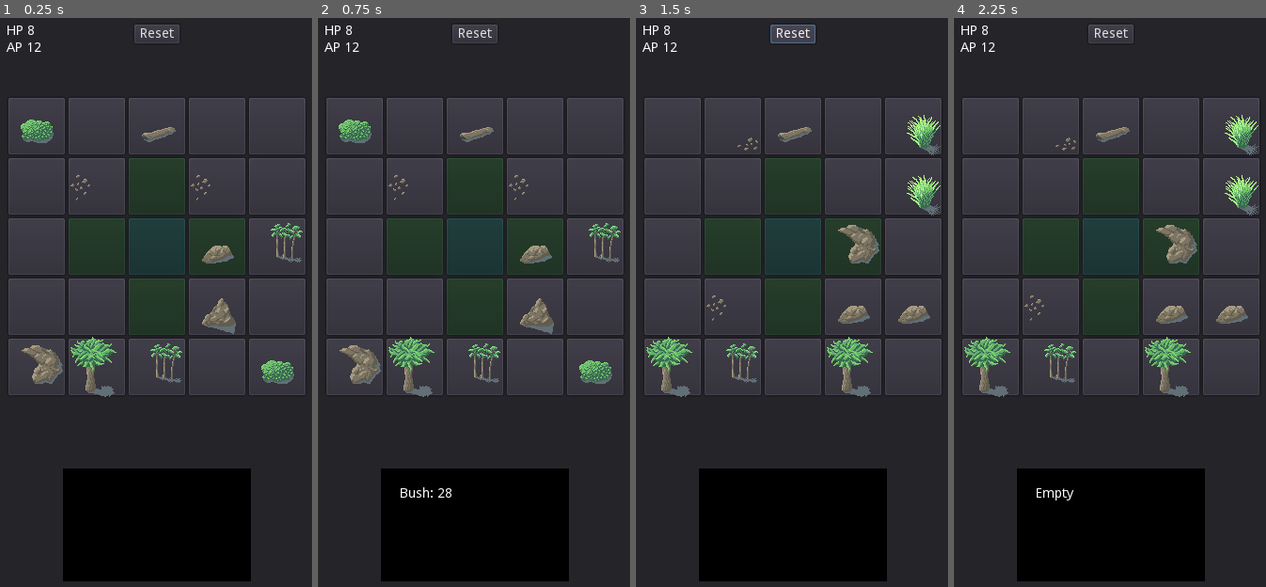
Above: before the commit, frames 1-4 (left to right).
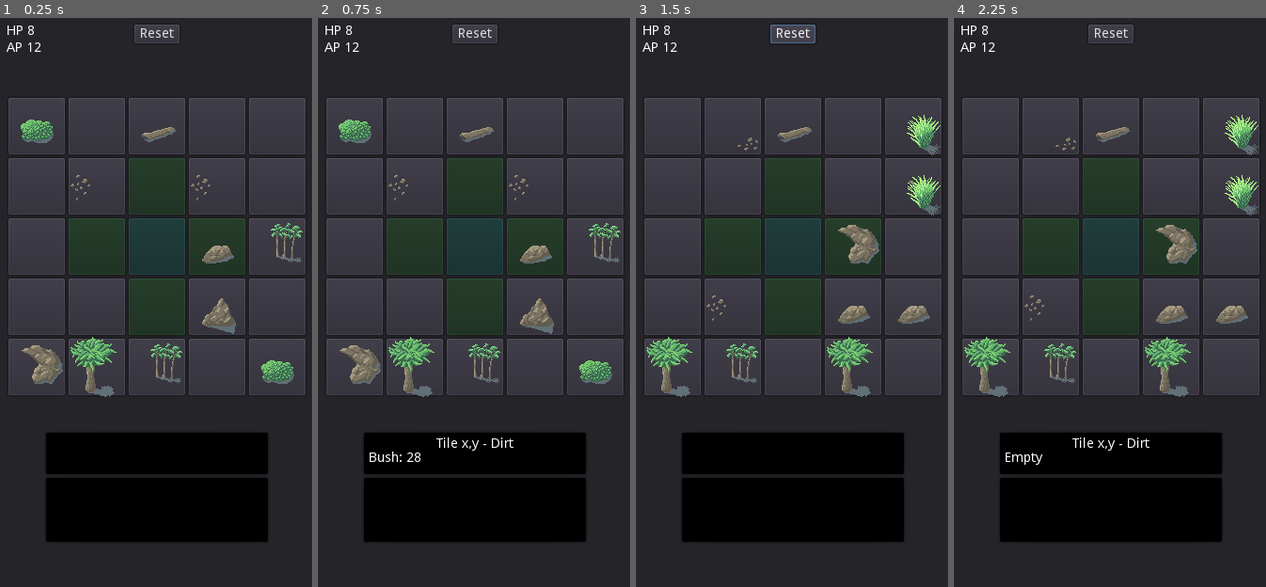
Above: after the commit, the same moments.

Repository: jerrymander/crafting-rpg-tactics
Game: Godot game, scene res://Base.tscn
Same seed, same stepped clock (60 frames per second), same inputs: the game is played once before the commit and once after it.
Inputs (mouse positions are in pixels of both pictures, inside the frame that each line leads up to):
- Up to frame 1 (0.25 s): no input
- Up to frame 2 (0.75 s): click (355, 126) at 0.52 s
- Up to frame 3 (1.5 s): click "Reset" at 1.25 s
- Up to frame 4 (2.25 s): click (991, 126) at 2.02 s

The runs differ from the first frame. In frame 1, 10% of the frame differs, in the area x 14-86%, y 72-100%; in frame 2, 10%; in frame 3, 10%; in frame 4, 10%.

Commit message:
setup for TileInfo / ActionMenu

Diff:
--- a/implement/Base.gd
+++ b/implement/Base.gd
@@ -2,6 +2,8 @@
 
 var slots
 var player
+
+onready var tileInfoText = $Info/TileInfo/Text
 
 func _ready():
 	randomize()
@@ -11,7 +13,7 @@
 func _reset():
 	slots = []
 
-	$Info/Text.bbcode_text = ""
+	tileInfoText.bbcode_text = ""
 
 	var grid = $Grid
 	var previous = grid.get_children()
@@ -67,10 +69,10 @@
 		empty_slot.get_parent().update_sprite()
 
 func _select_slot(slot_ui):
-	var bbcode = ""
+	var bbcode = "[center]Tile x,y - Dirt[/center]\n"
 	for line in slot_ui.get_node("Slot").description():
 		bbcode = bbcode + line + "\n"
-	$Info/Text.bbcode_text = bbcode
+	tileInfoText.bbcode_text = bbcode
 
 func _get_empty_slot():
 	var empty_slots = []
--- a/implement/Base.tscn
+++ b/implement/Base.tscn
@@ -19,6 +19,7 @@
 
 [node name="Stats" type="VBoxContainer" parent="." index="0"]
 
+editor/display_folded = true
 anchor_left = 0.0
 anchor_top = 0.0
 anchor_right = 0.0
@@ -64,34 +65,48 @@
 size_flags_vertical = 1
 _sections_unfolded = [ "Anchor", "Margin" ]
 
-[node name="Info" type="Panel" parent="." index="2"]
+[node name="Info" type="Container" parent="." index="2"]
+
+anchor_left = 0.0
+anchor_top = 0.8
+anchor_right = 1.0
+anchor_bottom = 0.8
+margin_top = -60.0
+margin_bottom = 60.0
+rect_pivot_offset = Vector2( 0, 0 )
+rect_clip_content = false
+mouse_filter = 1
+mouse_default_cursor_shape = 0
+size_flags_horizontal = 1
+size_flags_vertical = 1
+_sections_unfolded = [ "Anchor", "Margin", "Visibility" ]
+
+[node name="TileInfo" type="PanelContainer" parent="Info" index="0"]
 
 self_modulate = Color( 0, 0, 0, 1 )
-anchor_left = 0.5
-anchor_top = 0.8
-anchor_right = 0.5
-anchor_bottom = 0.8
-margin_left = -100.0
-margin_top = -20.0
-margin_right = 100.0
-margin_bottom = 100.0
+anchor_left = 0.0
+anchor_top = 0.0
+anchor_right = 0.0
+anchor_bottom = 0.4
+margin_left = 60.0
+margin_right = 300.0
 rect_pivot_offset = Vector2( 0, 0 )
 rect_clip_content = false
 mouse_filter = 0
 mouse_default_cursor_shape = 0
 size_flags_horizontal = 1
 size_flags_vertical = 1
-_sections_unfolded = [ "Anchor", "Margin", "Material", "Mouse", "Size Flags", "Theme", "Visibility" ]
+_sections_unfolded = [ "Anchor", "Margin", "Material", "Mouse", "Rect", "Size Flags", "Theme", "Visibility" ]
 
-[node name="Text" type="RichTextLabel" parent="Info" index="0"]
+[node name="Text" type="RichTextLabel" parent="Info/TileInfo" index="0"]
 
-anchor_left = 0.5
-anchor_top = 0.5
-anchor_right = 0.5
-anchor_bottom = 0.5
-margin_left = -80.0
-margin_top = -40.0
-margin_right = 80.0
+anchor_left = 0.0
+anchor_top = 0.0
+anchor_right = 0.0
+anchor_bottom = 0.0
+margin_left = 7.0
+margin_top = 7.0
+margin_right = 233.0
 margin_bottom = 40.0
 rect_pivot_offset = Vector2( 0, 0 )
 rect_clip_content = true
@@ -99,18 +114,35 @@
 mouse_default_cursor_shape = 0
 size_flags_horizontal = 1
 size_flags_vertical = 1
-bbcode_enabled = false
-bbcode_text = ""
+bbcode_enabled = true
+bbcode_text = "TileInfo"
 visible_characters = -1
 percent_visible = 1.0
 meta_underlined = true
 tab_size = 4
-text = ""
-scroll_active = true
+text = "TileInfo"
+scroll_active = false
 scroll_following = false
 selection_enabled = false
 override_selected_font_color = false
 _sections_unfolded = [ "Anchor", "BBCode", "Margin" ]
+
+[node name="ActionMenu" type="PanelContainer" parent="Info" index="1"]
+
+self_modulate = Color( 0, 0, 0, 1 )
+anchor_left = 0.0
+anchor_top = 0.4
+anchor_right = 0.0
+anchor_bottom = 1.0
+margin_left = 60.0
+margin_right = 300.0
+rect_pivot_offset = Vector2( 0, 0 )
+rect_clip_content = false
+mouse_filter = 0
+mouse_default_cursor_shape = 0
+size_flags_horizontal = 1
+size_flags_vertical = 1
+_sections_unfolded = [ "Anchor", "Margin", "Material", "Mouse", "Rect", "Size Flags", "Theme", "Visibility" ]
 
 [node name="Reset" type="Button" parent="." index="3"]
 
--- a/implement/SlotUI.tscn
+++ b/implement/SlotUI.tscn
@@ -4,7 +4,7 @@
 [ext_resource path="res://Slot.gd" type="Script" id=2]
 [ext_resource path="res://CraftingTactics_Object_Tilesheet.png" type="Texture" id=3]
 
-[node name="SlotUI" type="PanelContainer" index="0"]
+[node name="SlotUI" type="PanelContainer"]
 
 anchor_left = 0.0
 anchor_top = 0.0
